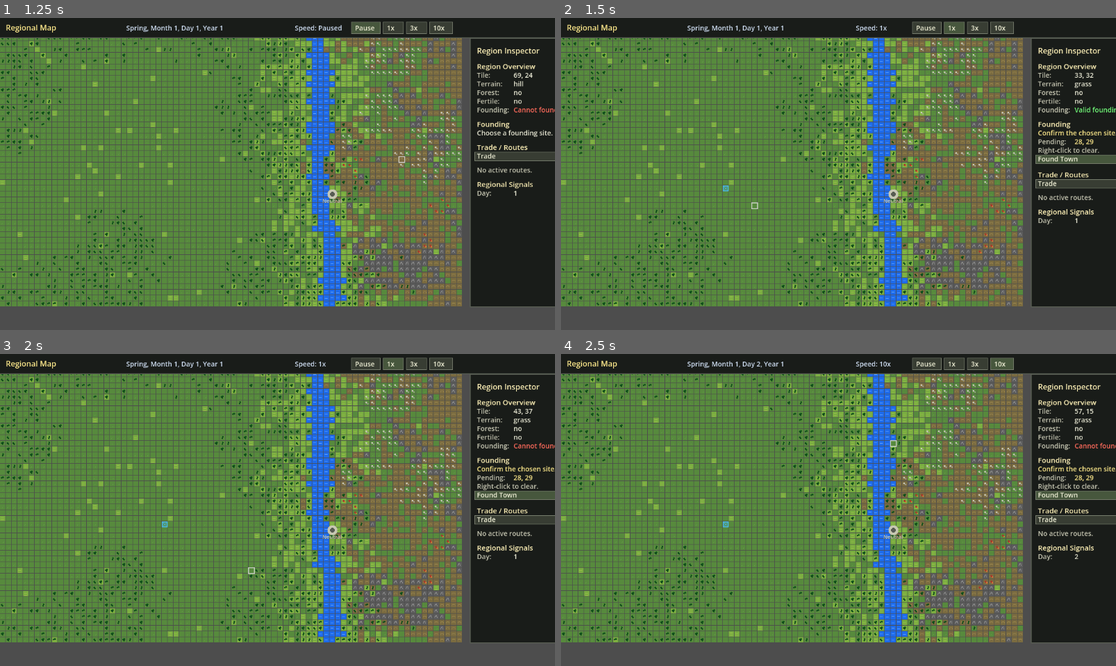
Above: before the commit, frames 1-4 (two rows, left to right).
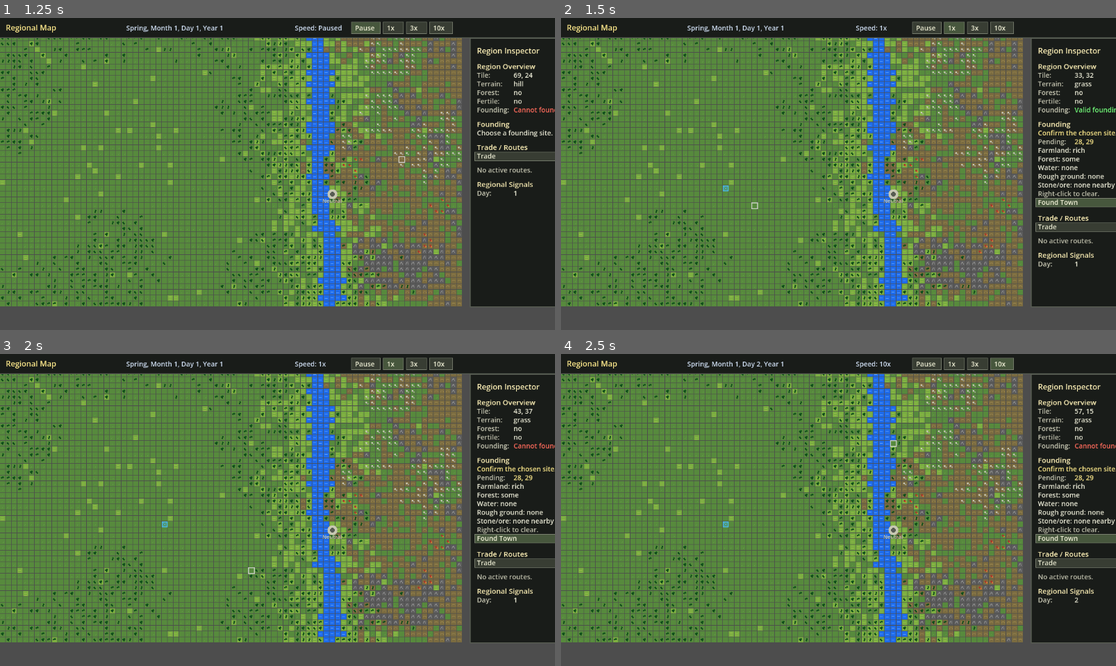
Above: after the commit, the same moments.

Repository: StevenVC-P/new-game-project
Game: Godot game, scene res://scenes/main.tscn
Two runs of this game, one before a commit and one after it. Both use one fixed random seed, a clock stepped at 60 frames per second and the inputs below.
Inputs (mouse positions are in pixels of both pictures, inside the frame that each line leads up to):
- Up to frame 1 (1.25 s): tap Enter at 0.5 s; move the mouse to (399, 158) at 0.52 s; hold W from 0.53 s (still down); tap 1 at 0.6 s; click (399, 158) at 0.67 s; tap Space at 0.77 s
- Up to frame 2 (1.5 s): release W at 1.25 s; tap Space at 1.25 s; drag from (727, 189) to (810, 236) at 1.27 s
- Up to frame 3 (2 s): no input
- Up to frame 4 (2.5 s): tap Enter at 2 s; move the mouse to (894, 441) at 2.02 s; hold W from 2.03 s (still down); tap 3 at 2.1 s; click (894, 441) at 2.17 s

Frame 1 is identical in both runs. In frame 2, 2.5% of the frame differs, in the area x 85-100%, y 41-81%; in frame 3, 2.5%; in frame 4, 2.5%.

Commit message:
feat: founding site survey from the real town map; map track in roadmap
Picking a founding site now generates its town map immediately and shows a plain-language survey (farmland, forest, water, rough ground, stone/ore in the region); founding reuses that exact map, so the survey describes the town the player gets. The survey reads the town map because the regional fertility measure called 84% of valid sites poor farmland while every town map has room for many farms.

Adds the Map and Presentation track to the roadmap with the map luck results (47/48 towns off the ground on real maps; worst site still holds 12+ farms and camps), findings (stone and ore never reach town maps; the isolated tag is near-universal), and owner decisions needed on what a site should mean economically. All tests and validate_project.ps1 pass.

Co-Authored-By: Claude Opus 5.5 <noreply@anthropic.com>

Diff:
--- a/scripts/main.gd
+++ b/scripts/main.gd
@@ -54,6 +54,11 @@
 var hovered_city_index: int = -1
 var city_hovered_tile: Vector2i = Vector2i(-1, -1)
 var pending_founding_tile: Vector2i = Vector2i(-1, -1)
+# The town map for the pending site, generated when the site is picked so the survey shown to the
+# player describes exactly the map the town will get; reused at founding.
+var pending_site_profile: SettlementSiteProfile = null
+var pending_local_map: Array = []
+var pending_site_survey: Array[String] = []
 var current_view: String = VIEW_REGION
 var selected_city_index: int = -1
 var household_debug_inspector: Control = null
@@ -342,11 +347,25 @@
 func set_pending_founding_tile(tile_pos: Vector2i) -> bool:
 	if not is_valid_founding_tile(tile_pos):
 		return false
+	if tile_pos != pending_founding_tile:
+		survey_pending_site(tile_pos)
 	pending_founding_tile = tile_pos
 	return true
 
+func survey_pending_site(tile_pos: Vector2i) -> void:
+	var preview_city: City = City.new("Player Town", Vector2(tile_pos.x, tile_pos.y), City.ROLE_PLAYER, 0)
+	pending_site_profile = SettlementSiteProfile.analyze(preview_city.tile, tiles, CITY_RESOURCE_RANGE)
+	preview_city.site_profile = pending_site_profile
+	var generator: LocalCityMapGenerator = LocalCityMapGenerator.new(rng, CITY_MAP_WIDTH, CITY_MAP_HEIGHT, MAP_WIDTH, MAP_HEIGHT, RIVER_NEAR_RANGE, CITY_RESOURCE_RANGE)
+	# The founded town will take the next city index, which the map generator uses.
+	pending_local_map = generator.generate(preview_city, tiles, cities.size())
+	pending_site_survey = SiteSurvey.get_lines(pending_local_map, pending_site_profile)
+
 func clear_pending_founding_tile() -> void:
 	pending_founding_tile = Vector2i(-1, -1)
+	pending_site_profile = null
+	pending_local_map = []
+	pending_site_survey.clear()
 
 func has_pending_founding_tile() -> bool:
 	return is_inside_map(pending_founding_tile.x, pending_founding_tile.y)
@@ -375,7 +394,11 @@
 	var founded_city: City = create_player_city_at_tile(pending_founding_tile)
 	cities.append(founded_city)
 	var founded_city_index: int = cities.size() - 1
-	configure_new_city_map(founded_city, founded_city_index)
+	if not pending_local_map.is_empty():
+		founded_city.site_profile = pending_site_profile
+		founded_city.local_map = pending_local_map
+	else:
+		configure_new_city_map(founded_city, founded_city_index)
 	clear_pending_founding_tile()
 	generate_roads()
 
@@ -1579,6 +1602,8 @@
 	y = draw_sidebar_like_line(font, font_size, get_founding_prompt_text(), text_pos.x, y, PANEL_WIDTH - PANEL_PADDING * 2, get_founding_prompt_color())
 	if has_pending_founding_tile():
 		y = draw_region_label_value(font, font_size, "Pending", str(pending_founding_tile.x) + ", " + str(pending_founding_tile.y), text_pos.x, y, PANEL_WIDTH - PANEL_PADDING * 2, VisualStyle.COLOR_UI_TITLE)
+		for survey_line: String in pending_site_survey:
+			y = draw_sidebar_like_line(font, font_size, survey_line, text_pos.x, y, PANEL_WIDTH - PANEL_PADDING * 2, VisualStyle.COLOR_UI_TEXT_NORMAL)
 		y = draw_sidebar_like_line(font, font_size, "Right-click to clear.", text_pos.x, y, PANEL_WIDTH - PANEL_PADDING * 2, VisualStyle.COLOR_MUTED)
 		if can_found_player_city():
 			y = draw_region_action_option(font, font_size, "Found Town", text_pos.x, y, PANEL_WIDTH - PANEL_PADDING * 2, {"action": "found_player_city"}, VisualStyle.COLOR_UI_BUTTON_ACTIVE)
--- /dev/null
+++ b/scripts/world/site_survey.gd
@@ -0,0 +1,49 @@
+class_name SiteSurvey
+extends RefCounted
+
+# Plain-language survey of a founding site, read from the town map the player will actually get
+# (the map is generated when the site is picked and reused at founding). Regional measures alone
+# misled: most sites read as poor farmland although every town map holds room for many farms.
+#
+# Thresholds come from the spread of real town maps (2026-10-20 probe of 160 sites): fertile
+# tiles 79-671 (median 160), tree tiles 93-569 (median 228).
+
+const FARMLAND_RICH_TILES: int = 300
+const FARMLAND_FAIR_TILES: int = 140
+const FOREST_DENSE_TILES: int = 300
+const FOREST_SOME_TILES: int = 170
+
+static func get_lines(local_map: Array, profile: SettlementSiteProfile) -> Array[String]:
+	var fertile: int = 0
+	var trees: int = 0
+	var water: int = 0
+	var rough: int = 0
+	for row in local_map:
+		for tile in row:
+			if tile["is_fertile"] == true:
+				fertile += 1
+			if tile["has_trees"] == true:
+				trees += 1
+			if tile["type"] == "water":
+				water += 1
+			elif tile["type"] == "rough":
+				rough += 1
+
+	var lines: Array[String] = []
+	lines.append("Farmland: " + _level(fertile, FARMLAND_RICH_TILES, FARMLAND_FAIR_TILES, "rich", "fair", "limited"))
+	lines.append("Forest: " + _level(trees, FOREST_DENSE_TILES, FOREST_SOME_TILES, "dense", "some", "light"))
+	lines.append("Water: " + ("river runs through" if water > 0 else "none"))
+	lines.append("Rough ground: " + ("some" if rough > 0 else "none"))
+	# Stone and ore are not drawn on town maps yet, so this comes from the surrounding region.
+	if profile != null and profile.nearest_resource_distance >= 0:
+		lines.append("Stone/ore: in the region, " + str(profile.nearest_resource_distance) + " tiles away")
+	else:
+		lines.append("Stone/ore: none nearby")
+	return lines
+
+static func _level(value: int, high: int, middle: int, high_word: String, middle_word: String, low_word: String) -> String:
+	if value >= high:
+		return high_word
+	if value >= middle:
+		return middle_word
+	return low_word
--- a/tests/founding_city_validation.gd
+++ b/tests/founding_city_validation.gd
@@ -36,6 +36,8 @@
 	var founding_tile: Vector2i = Vector2i(35, 35)
 
 	_check(main.set_pending_founding_tile(founding_tile), "valid founding tile should become pending")
+	_check(main.pending_site_survey.size() >= 4, "a picked site should show a survey of its town map")
+	var surveyed_map: Array = main.pending_local_map
 	_check(main.can_found_player_city(), "pending valid founding tile should allow founding")
 	_check(main.found_player_city_at_pending_site(), "founding should succeed at pending tile")
 
@@ -56,6 +58,7 @@
 	_check(int(founded_city.resources["wood"]) == 45, "founded city should keep expected starting wood")
 	_check(int(founded_city.resources["tools"]) == 14, "founded city should keep expected starting tools")
 	_check(not founded_city.local_map.is_empty(), "founded city should receive a local map")
+	_check(founded_city.local_map == surveyed_map, "the founded town should get exactly the surveyed map")
 	_check(main.pending_founding_tile == Vector2i(-1, -1), "pending founding tile should clear after founding")
 	_check(main.selected_city_index == 1, "founded city should become selected city")
 	_check(main.current_view == MainScript.VIEW_CITY, "founding should enter city view")
Not shown, added: scripts/world/site_survey.gd.uid
Not shown, changed: CLAUDE.md
Not shown, changed: docs/IMPLEMENTATION_ROADMAP.md
